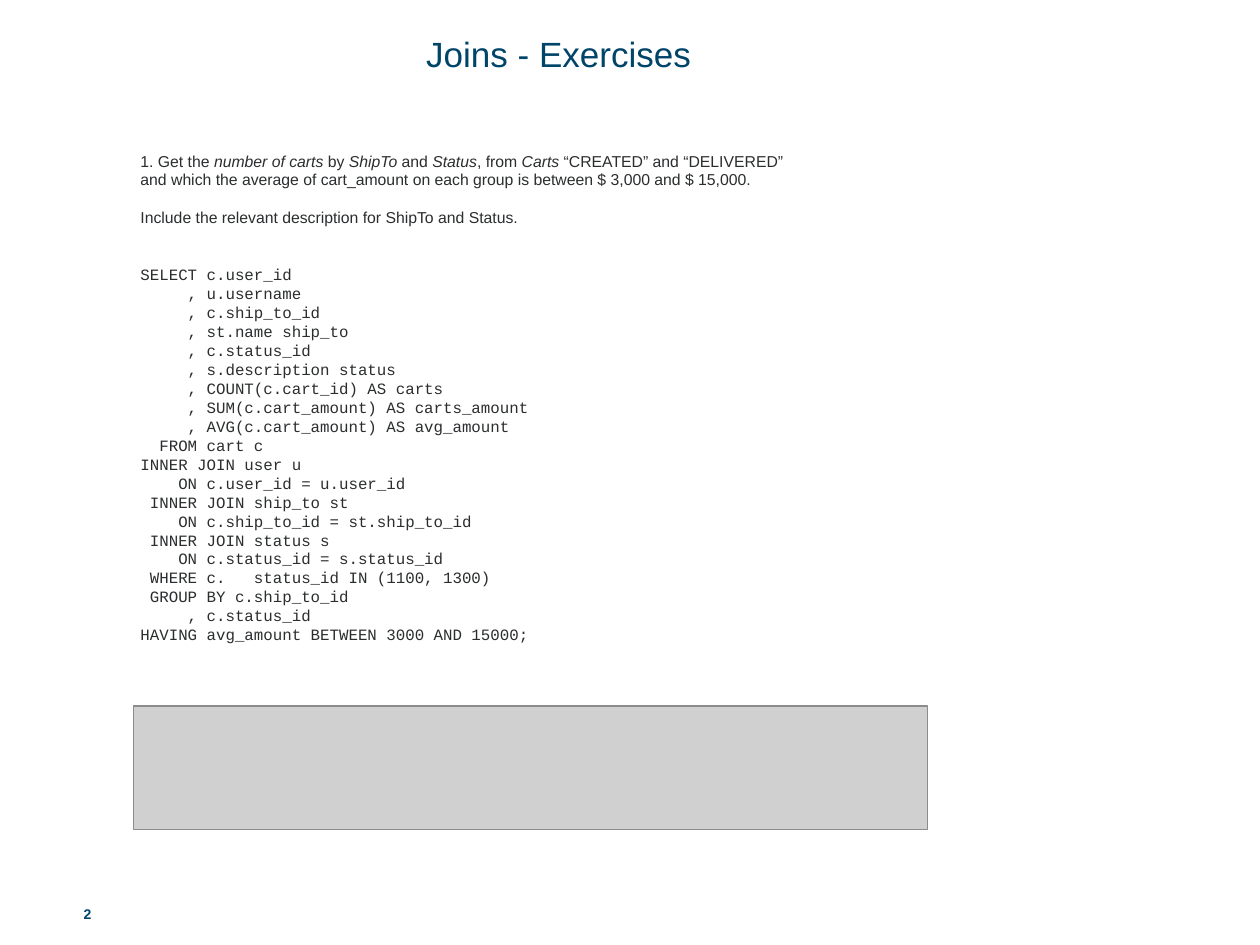
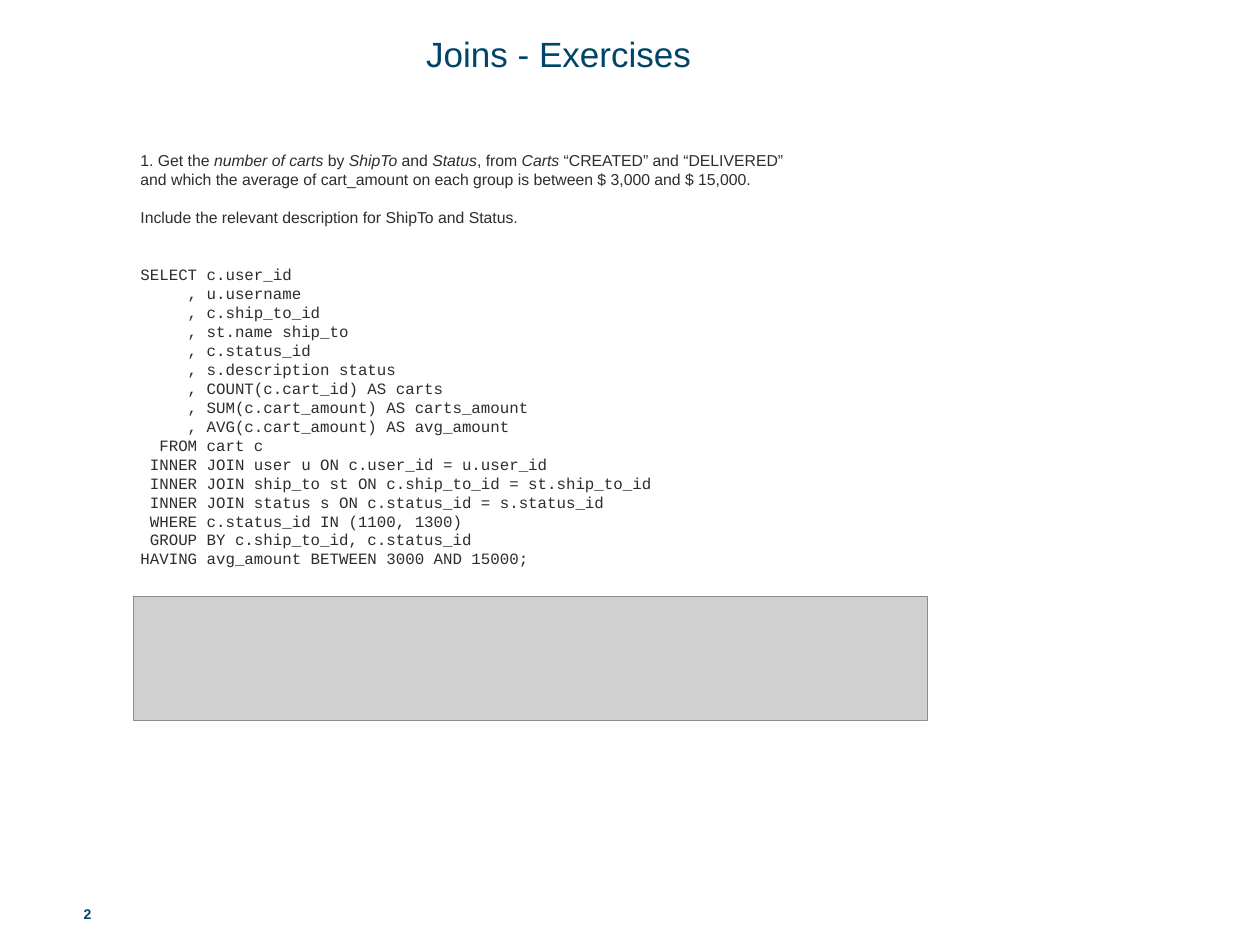
Before and after one commit to softtekAcademy/JavaCourse2016, a slide deck: slide 2 of SQL-master/Exercises/SQL [3] Exercise - Joins - solved.pptx. Drawn at 1260x945 pixels with LibreOffice and Linux fonts; fonts in the diff are those of the drawing; grey boxes stand for pictures. Boxes give left, top, right and bottom in pixels: in the first picture for what was removed or moved away, otherwise in the second. Text is boxed around its words. In the diff, an @@ line names an element or a change of style, - is before the commit and + after.

```diff
--- a/SQL-master/Exercises/SQL [3] Exercise - Joins - solved.pptx
+++ b/SQL-master/Exercises/SQL [3] Exercise - Joins - solved.pptx
@@ text at bbox=[150, 458, 651, 549]: text changed @@
-INNER JOIN user u
-ON c.user_id = u.user_id
-INNER JOIN ship_to st
-ON c.ship_to_id = st.ship_to_id
-INNER JOIN status s
-ON c.status_id = s.status_id
-WHERE c. status_id IN (1100, 1300)
-GROUP BY c.ship_to_id
-, c.status_id
+INNER JOIN user u ON c.user_id = u.user_id
+INNER JOIN ship_to st ON c.ship_to_id = st.ship_to_id
+INNER JOIN status s ON c.status_id = s.status_id
+WHERE c.status_id IN (1100, 1300)
+GROUP BY c.ship_to_id, c.status_id
@@ picture: place and size @@
-picture at bbox=[134, 706, 927, 829]
+picture at bbox=[134, 597, 927, 721]
```
Also in this commit, not shown: 1 other slide changed, 2 other files.
